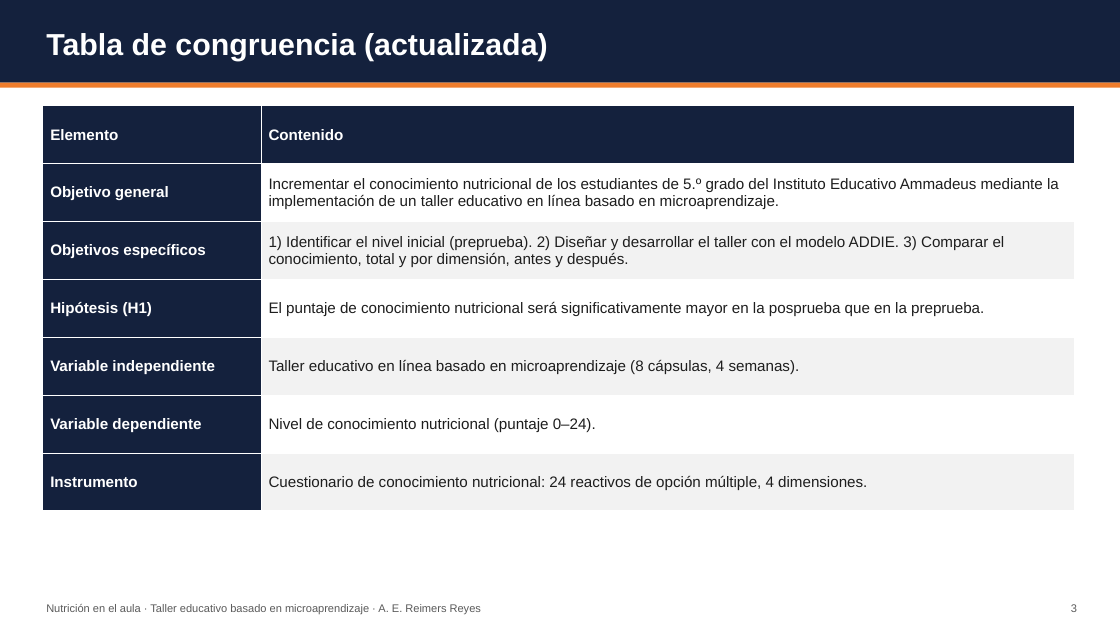
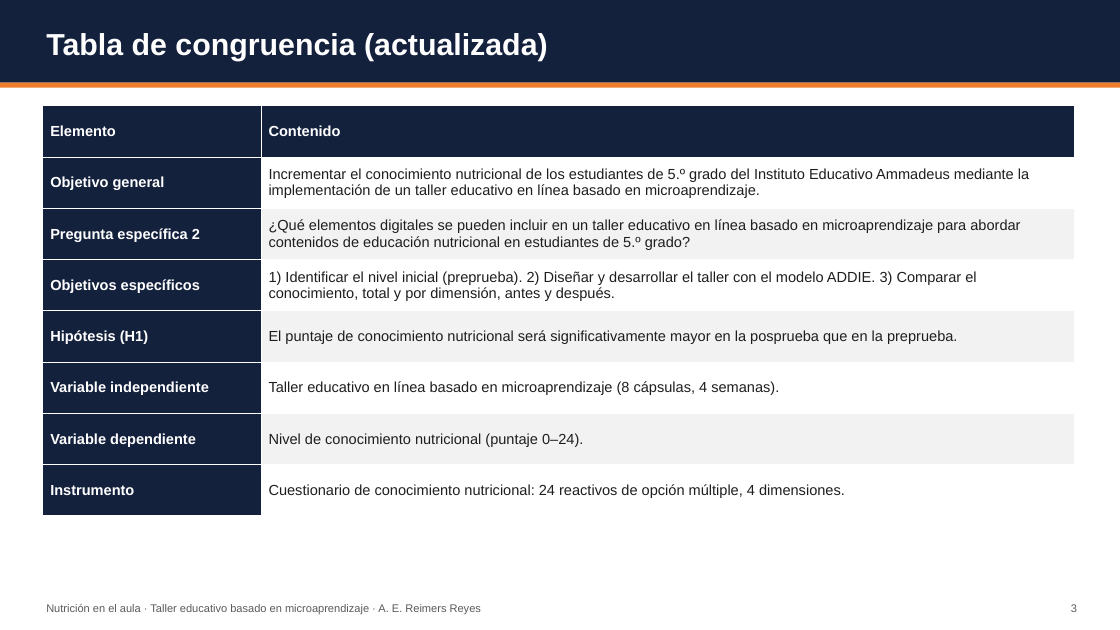
Before and after one commit to dreimers178/Finanzas, a slide deck: slide 3 of protocolo-MTIE/actividad4/Actividad4_Presentacion_avances_Reimers.pptx. Drawn at 1120x630 pixels with LibreOffice and Linux fonts; fonts in the diff are those of the drawing. Boxes give left, top, right and bottom in pixels: in the first picture for what was removed or moved away, otherwise in the second. Text is boxed around its words. In the diff, an @@ line names an element or a change of style, - is before the commit and + after.

```diff
--- a/protocolo-MTIE/actividad4/Actividad4_Presentacion_avances_Reimers.pptx
+++ b/protocolo-MTIE/actividad4/Actividad4_Presentacion_avances_Reimers.pptx
@@ table at bbox=[43, 106, 1075, 516] @@
+row 3: Pregunta específica 2 | ¿Qué elementos digitales se pueden incluir en un taller educativo en línea basado en microaprendizaje para abordar contenidos de educación nutricional en estudiantes de 5.º grado?
```
Also in this commit, not shown: 1 other slide changed, 6 other files.
